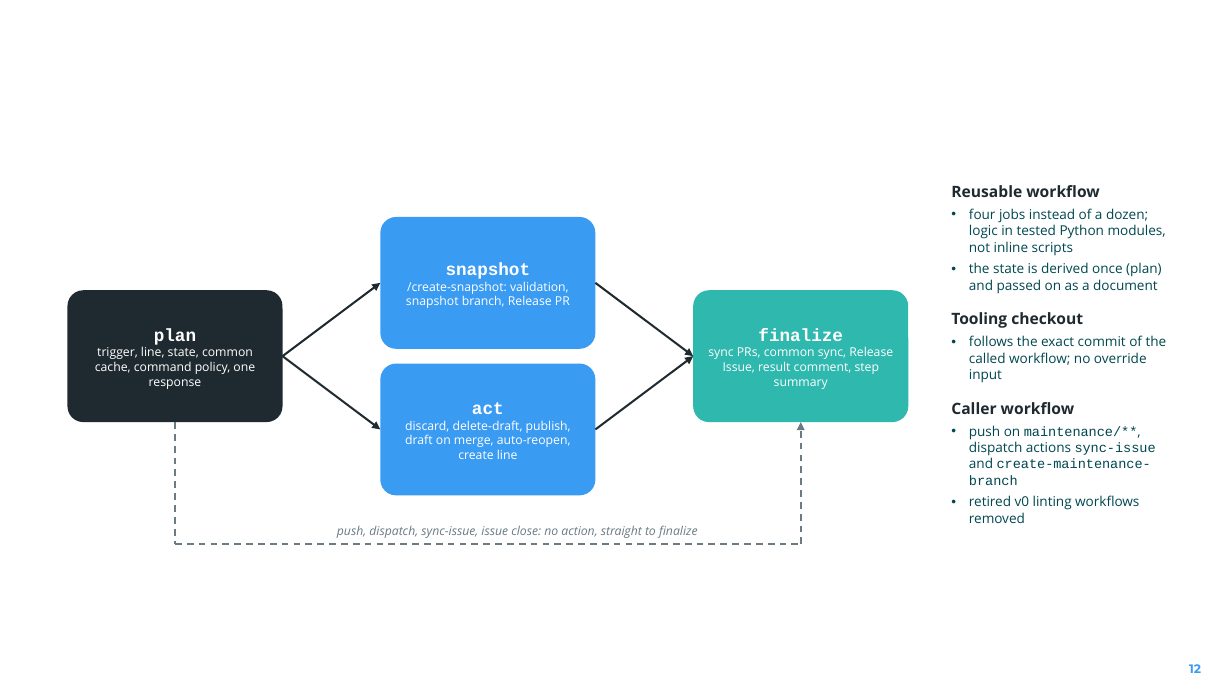
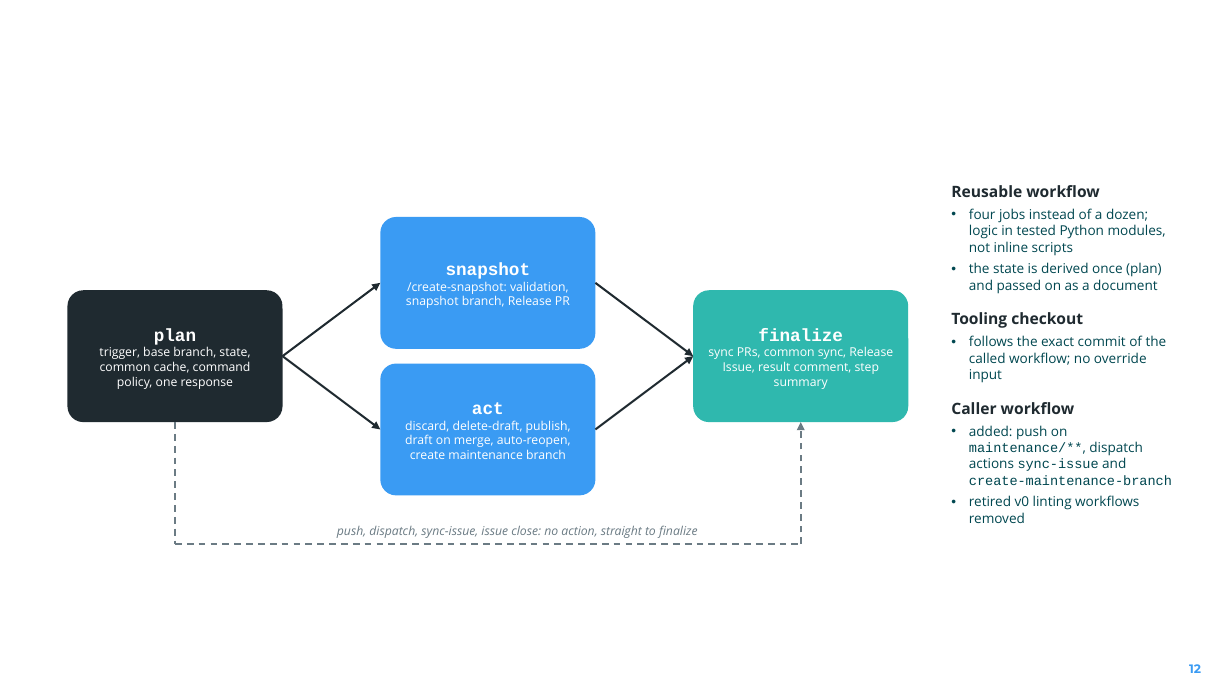
Before and after one commit to camaraproject/ReleaseManagement, a slide deck: slide 12 of documentation/SupportingDocuments/2026-10-27_CAMARA_Release_Process_Refactor_Update.pptx. Drawn at 1232x693 pixels with LibreOffice and Linux fonts; fonts in the diff are those of the drawing; background and template pictures are left out. Boxes give left, top, right and bottom in pixels: in the first picture for what was removed or moved away, otherwise in the second. Text is boxed around its words. In the diff, an @@ line names an element or a change of style, - is before the commit and + after.

```diff
--- a/documentation/SupportingDocuments/2026-10-27_CAMARA_Release_Process_Refactor_Update.pptx
+++ b/documentation/SupportingDocuments/2026-10-27_CAMARA_Release_Process_Refactor_Update.pptx
@@ text in rounded rectangle at (x1=99, y1=346, x2=251, y2=389): text changed @@
-trigger, line, state, common cache, command policy, one response
+trigger, base branch, state, common cache, command policy, one response
@@ text in rounded rectangle at (x1=405, y1=420, x2=571, y2=459): text changed @@
-discard, delete-draft, publish, draft on merge, auto-reopen, create line
+discard, delete-draft, publish, draft on merge, auto-reopen, create maintenance branch
@@ text at (x1=969, y1=425, x2=1172, y2=485): text changed @@
-• push on maintenance/**, dispatch actions sync-issue and create-maintenance-branch
+• added: push on maintenance/**, dispatch actions sync-issue and create-maintenance-branch
```
Also in this commit, not shown: 12 other slides changed, 1 other file.
